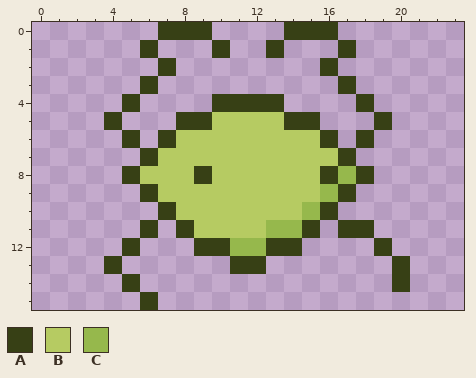
Pixel-art sprite: assets/sprites/characters/crab/crab_walk1.png. Above is the file before it was changed.
The file is 24x16 pixels.
Palette (. is transparent): A #374015  B #b6cb62  C #96b84c
Pixels before, first column x 4:
 0 ...AAA....AAA....
 1 ..A...A..A...A...
 2 ...A........A....
 3 ..A..........A...
 4 .A....AAAA....A..
 5 A...AABBBBAA...A.
 6 .A.ABBBBBBBBA.A..
 7 ..ABBBBBBBBBBA...
 8 .ABBBABBBBBBACA..
 9 ..ABBBBBBBBBCA...
10 ...ABBBBBBBCA....
11 ..A.ABBBBCCA.AA..
12 .A...AACCAA....A.
13 A......AA.......A
14 .A..............A
15 ..A..............
New version:
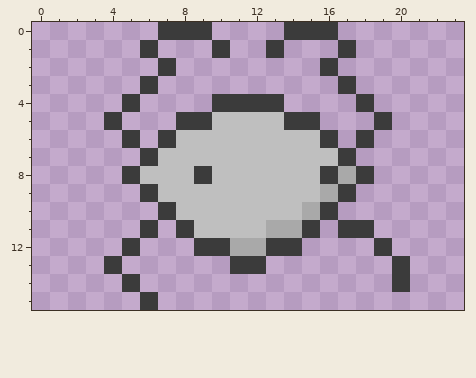
What changed:
colour A: #374015 -> #3b3b3b
colour B: #b6cb62 -> #bfbfbf
colour C: #96b84c -> #a9a9a9
